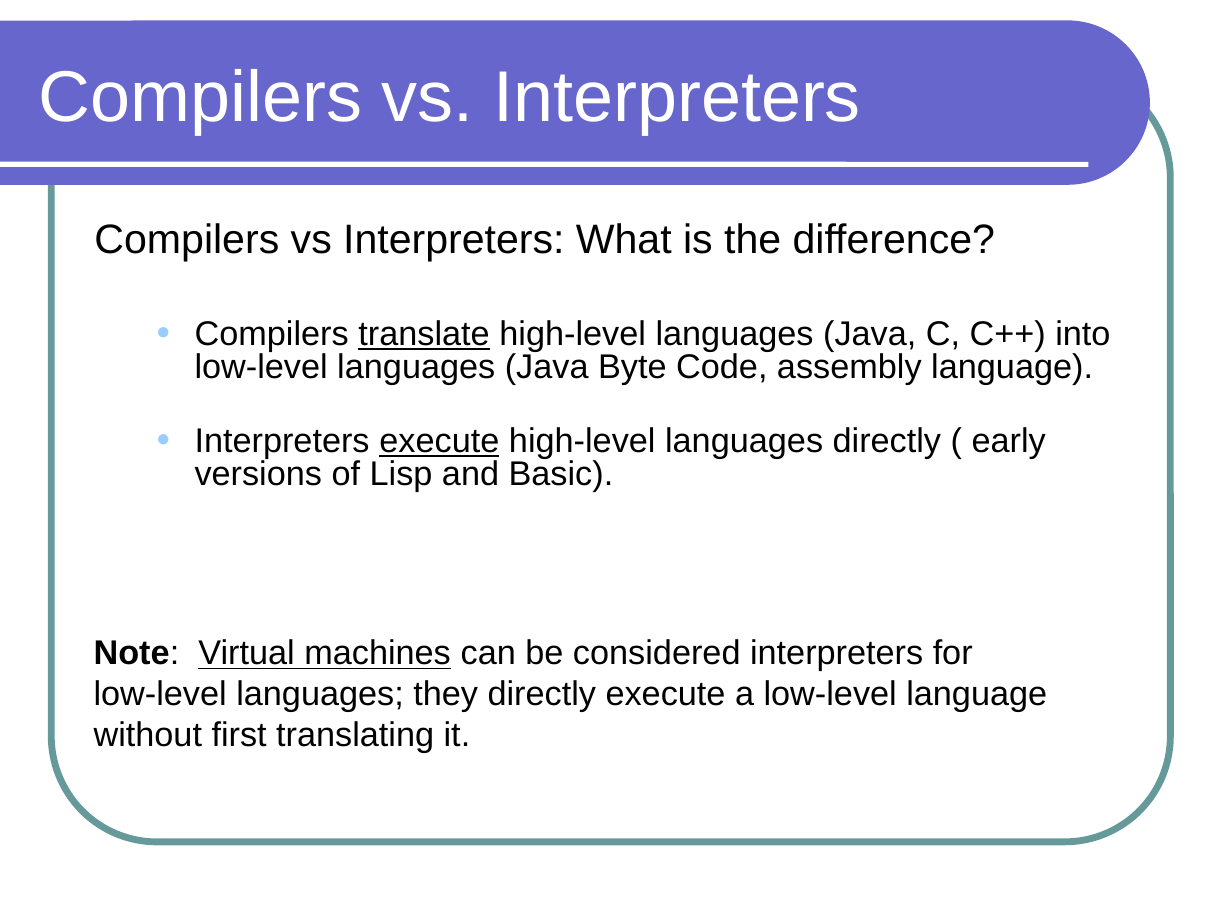
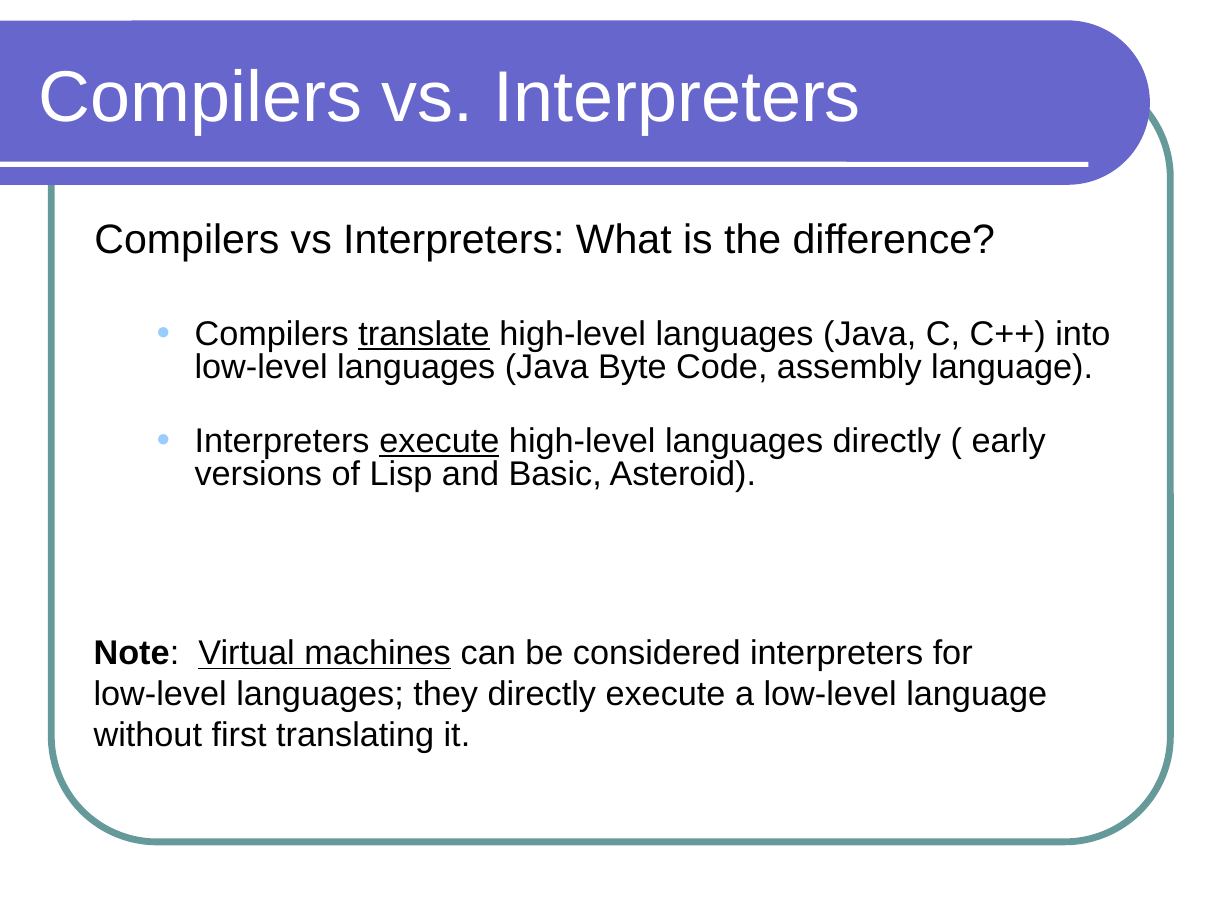
Before and after one commit to lutzhamel/CSC301, a slide deck: slide 2 of notes/csc301-ln012.ppt. Drawn at 1232x924 pixels with LibreOffice and Linux fonts; fonts in the diff are those of the drawing. Boxes give left, top, right and bottom in pixels: in the first picture for what was removed or moved away, otherwise in the second. Text is boxed around its words. In the diff, an @@ line names an element or a change of style, - is before the commit and + after.

```diff
--- a/notes/csc301-ln012.ppt
+++ b/notes/csc301-ln012.ppt
@@ text at [195, 427, 1046, 491]: text changed @@
-  ● Interpreters execute high-level languages directly ( early versions of Lisp and Basic).
+  ● Interpreters execute high-level languages directly ( early versions of Lisp and Basic, Asteroid).
```
Also in this commit, not shown: 14 other slides changed, 3 slides added, 1 slide removed, 7 other files.
